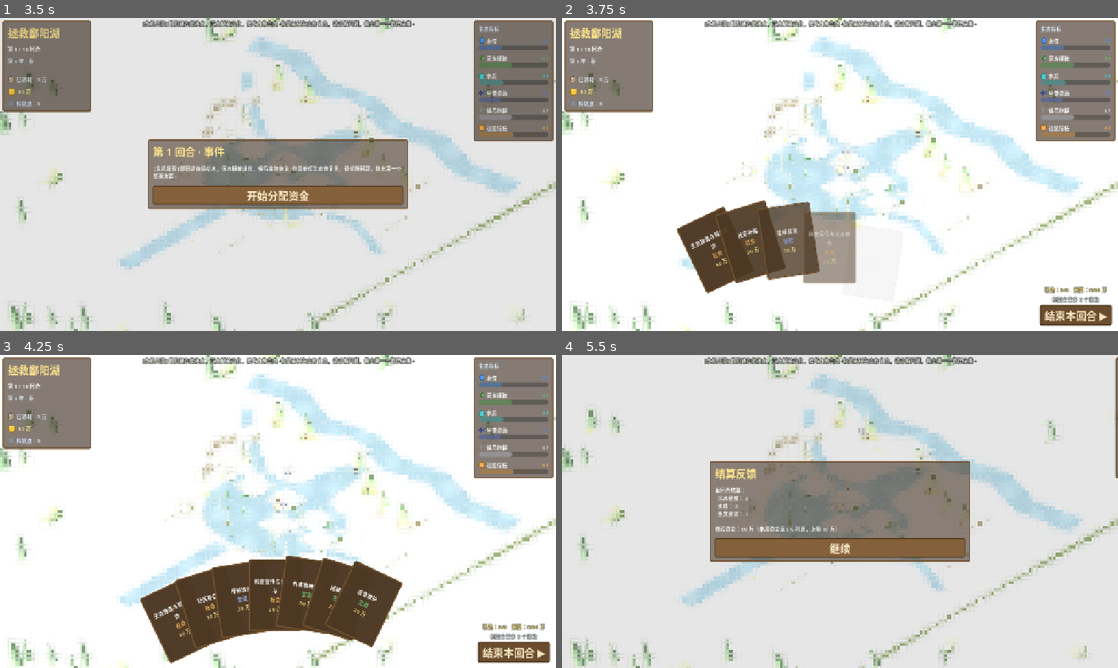
Above: before the commit, frames 1-4 (two rows, left to right).
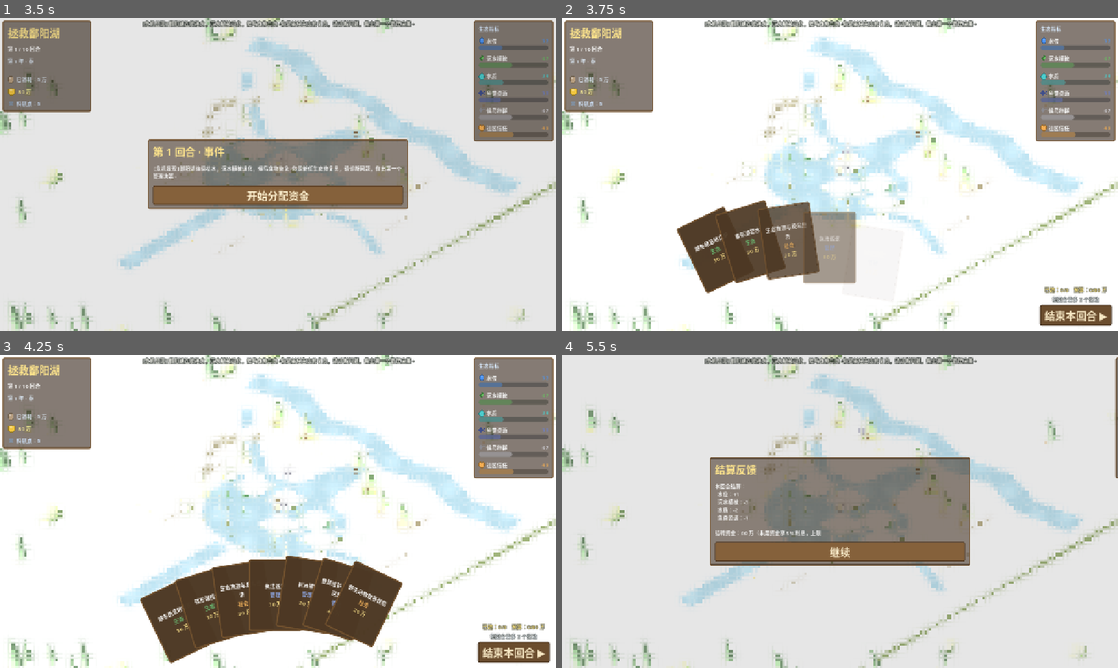
Above: after the commit, the same moments.

Repository: JoKanshin/poyanghu
Game: Godot game, scene res://scenes/main.tscn
Two runs of this game, one before a commit and one after it. Both use one fixed random seed, a clock stepped at 60 frames per second and the inputs below.
Inputs:
- Up to frame 1 (3.5 s): click "开始游戏" at 0.5 s; click "简单模式" at 1.25 s; click "开始游戏" at 2 s; click "开始分配资金" at 2.75 s
- Up to frame 2 (3.75 s): click "开始分配资金" at 3.5 s
- Up to frame 3 (4.25 s): no input
- Up to frame 4 (5.5 s): click "结束本回合 ▶" at 4.25 s; click "继续" at 5 s

Frame 1 is identical in both runs. In frame 2, 0.7% of the frame differs, in the area x 23-52%, y 65-80%; in frame 3, 1.0%; in frame 4, 3.9%, in the area x 26-74%, y 32-68%.

Commit message:
feat: 人工浮岛视觉(打出后沙盘出现浮岛,拆除牌清除)
- 打出「人工浮岛」牌后沙盘出现4个人工浮岛并保留
- 新增「拆除浮岛」管理牌(cost 5)清除浮岛
- floating_islands 状态 + 浮岛3D模型(棕色浮床+绿色植被)

Diff:
--- a/scripts/game_state.gd
+++ b/scripts/game_state.gd
@@ -389,6 +389,17 @@
 			"deep":     {"effects": [{"metric": "vegetation", "delta": 9, "delay": 0}, {"metric": "community", "delta": -4, "delay": 0}]},
 		},
 		"side_note": {"effective": "牧民失去放牧地，社区信任 -2"},
+	},
+	{
+		"id": "remove_island", "name": "拆除浮岛", "category": "manage",
+		"desc": "拆除人工浮岛，回收浮床设施。",
+		"cost": 5,
+		"tiers": {
+			"basic":    {"effects": []},
+			"effective": {"effects": []},
+			"deep":     {"effects": [{"metric": "water_quality", "delta": -4, "delay": 0}]},
+		},
+		"side_note": {"deep": "拆除浮床后净化能力下降，水质 -4"},
 	},
 ]
 
@@ -622,6 +633,7 @@
 var run_seed: int = 0               # 本局种子（同种子可复现，用于反事实对照）
 var settlement: int = 70            # 环湖人类围垦强度 0-100，仅用于 3D 房子表现
 var hard_mode: bool = false         # 困难模式（主菜单选择）
+var floating_islands: int = 0       # 人工浮岛数量（视觉表现，0=无）
 var pending_crisis: Dictionary = {} # 待爆发的危机（本回合预警，下回合生效）
 var last_crisis_name: String = ""   # 上回合爆发的危机名（用于结算展示）
 var triggered_synergies: Array = [] # 本回合触发的协同
@@ -649,6 +661,7 @@
 	research_points = 0
 	total_spent = 0
 	settlement = 70
+	floating_islands = 0
 	effects_queue = []
 	used_action_ids = []
 	knowledge_unlocked = []
@@ -903,6 +916,12 @@
 	if ACTION_SETTLEMENT_DELTA.has(card_id):
 		_apply_settlement(ACTION_SETTLEMENT_DELTA[card_id])
 
+	# 人工浮岛：打出「人工浮岛」→ 沙盘出现浮岛；「拆除浮岛」→ 清除
+	if card_id == "floating_island":
+		floating_islands = 4
+	elif card_id == "remove_island":
+		floating_islands = 0
+
 	funds_changed.emit()
 	metrics_changed.emit()
 	return true
--- a/scripts/main.gd
+++ b/scripts/main.gd
@@ -67,6 +67,7 @@
 var grass_mats: Array = []
 var bird_nodes: Array = []
 var fish_nodes: Array = []
+var island_nodes: Array = []      # 人工浮岛节点
 var house_slots: Array = []       # 每项 {"house": Node3D, "reeds": Node3D, "mats": Array}
 var species_views: Dictionary = {}  # sid -> {rigs[], bases[], states[], timers[], targets[]}
 var plant_views: Dictionary = {}    # pid -> {meshes[], kind}
@@ -197,6 +198,9 @@
 		mi.material_override = mat
 		lake_view.add_child(mi)
 		fish_nodes.append(mi)
+
+	# 人工浮岛（初始隐藏，打出「人工浮岛」牌后显示）
+	_build_floating_islands(lake_view)
 
 	# 渔村（湖边一排房子）
 	_build_village(lake_view)
@@ -443,6 +447,52 @@
 		canopy.cast_shadow = GeometryInstance3D.SHADOW_CASTING_SETTING_OFF
 		tree.add_child(canopy)
 	return tree
+
+
+## 人工浮岛：水面上的绿色浮床（打出「人工浮岛」牌后显示，拆除牌后隐藏）
+func _build_floating_islands(parent: Node3D) -> void:
+	var island_positions := [
+		Vector3(-4, 0, -2.5), Vector3(0, 0, -0.5), Vector3(3.5, 0, 2), Vector3(-2, 0, 3.5),
+	]
+	for p in island_positions:
+		var island := _make_floating_island()
+		island.position = p
+		island.visible = false
+		parent.add_child(island)
+		island_nodes.append(island)
+
+
+## 单个浮岛模型：棕色浮床底座 + 绿色植被 + 几株挺水植物
+func _make_floating_island() -> Node3D:
+	var island := Node3D.new()
+	# 浮床底座
+	var base := MeshInstance3D.new()
+	var bm := BoxMesh.new()
+	bm.size = Vector3(1.8, 0.16, 1.4)
+	base.mesh = bm
+	base.material_override = _mat(Color(0.55, 0.42, 0.30))
+	base.position = Vector3(0, 0.17, 0)
+	island.add_child(base)
+	# 植被层
+	var veg := MeshInstance3D.new()
+	var vm := BoxMesh.new()
+	vm.size = Vector3(1.4, 0.28, 1.0)
+	veg.mesh = vm
+	veg.material_override = _mat(Color(0.40, 0.66, 0.36))
+	veg.position = Vector3(0, 0.38, 0)
+	island.add_child(veg)
+	# 几株挺水植物点缀
+	for k in 3:
+		var sprout := MeshInstance3D.new()
+		var sm := CylinderMesh.new()
+		sm.top_radius = 0.02
+		sm.bottom_radius = 0.05
+		sm.height = 0.5 + (k % 2) * 0.15
+		sprout.mesh = sm
+		sprout.material_override = _mat(Color(0.45, 0.70, 0.38))
+		sprout.position = Vector3((k - 1) * 0.5, 0.38 + (0.5 + (k % 2) * 0.15) / 2.0, (k % 2 - 0.5) * 0.3)
+		island.add_child(sprout)
+	return island
 
 
 ## 湖边社区：房子数量随用地（settlement）增减，原地拆除处长出湿地芦苇；颜色随社区信任度明暗变化
@@ -1153,6 +1203,10 @@
 	for i in fish_nodes.size():
 		fish_nodes[i].visible = i < nfish
 
+	# 人工浮岛：数量随 floating_islands 状态
+	for i in island_nodes.size():
+		island_nodes[i].visible = i < GameState.floating_islands
+
 	# 物种个体数量随物种种群增减
 	_update_species_views()
 
